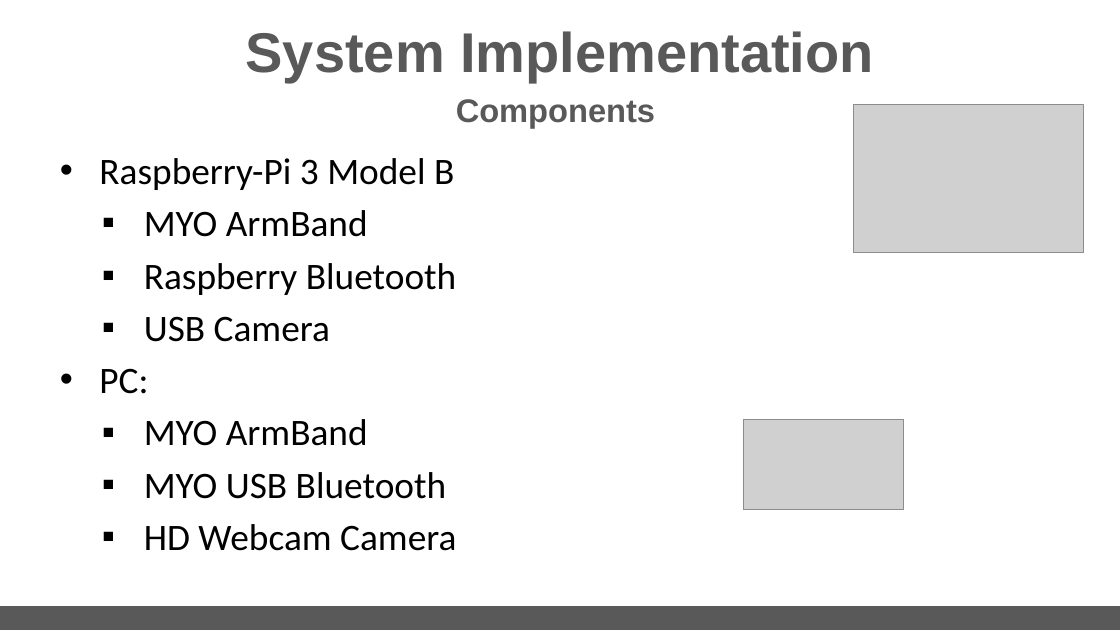
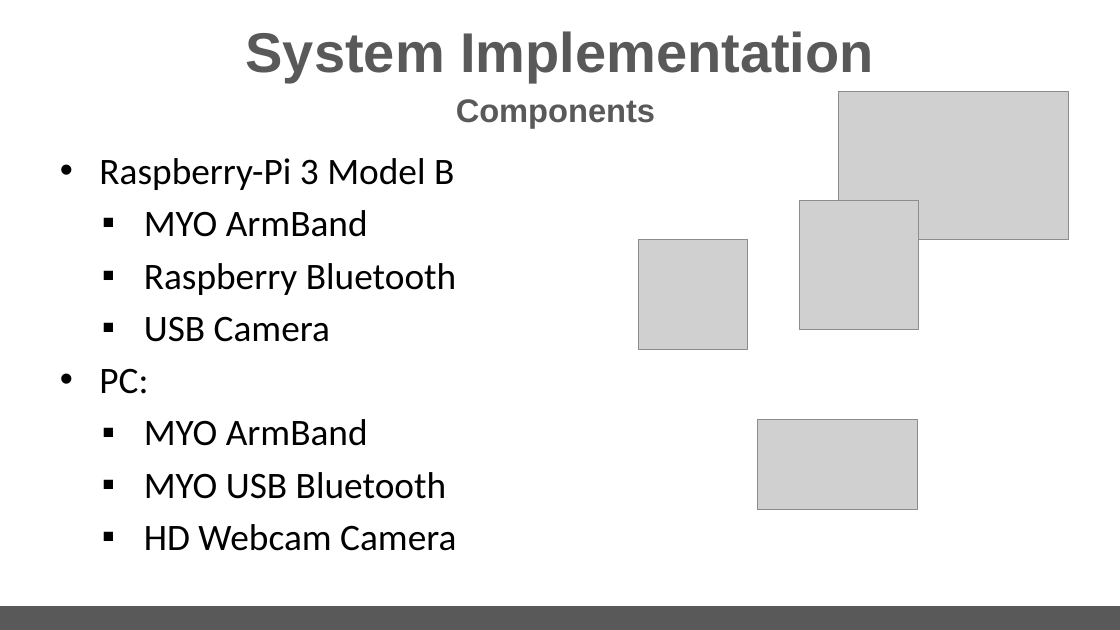
Before and after one commit to hananabilabd/Computer-Vision-and-Neural-Machine-Interface-for-Upper-Limb-Prostheses, a slide deck: slide 10 of GP_presentation.pptx. Drawn at 1120x630 pixels with LibreOffice and Linux fonts; fonts in the diff are those of the drawing; grey boxes stand for pictures. Boxes give left, top, right and bottom in pixels: in the first picture for what was removed or moved away, otherwise in the second. Text is boxed around its words. In the diff, an @@ line names an element or a change of style, - is before the commit and + after.

```diff
--- a/GP_presentation.pptx
+++ b/GP_presentation.pptx
@@ picture: place and size @@
-picture at [854,104,1084,252]
+picture at [839,92,1069,239]
@@ picture added at [799,200,918,329] @@
@@ picture added at [639,239,748,350] @@
@@ picture: place and size @@
-picture at [744,419,904,510]
+picture at [758,419,918,510]
```
Also in this commit, not shown: 2 other slides changed, 1 slide added, 2 slides removed, 18 other files.
